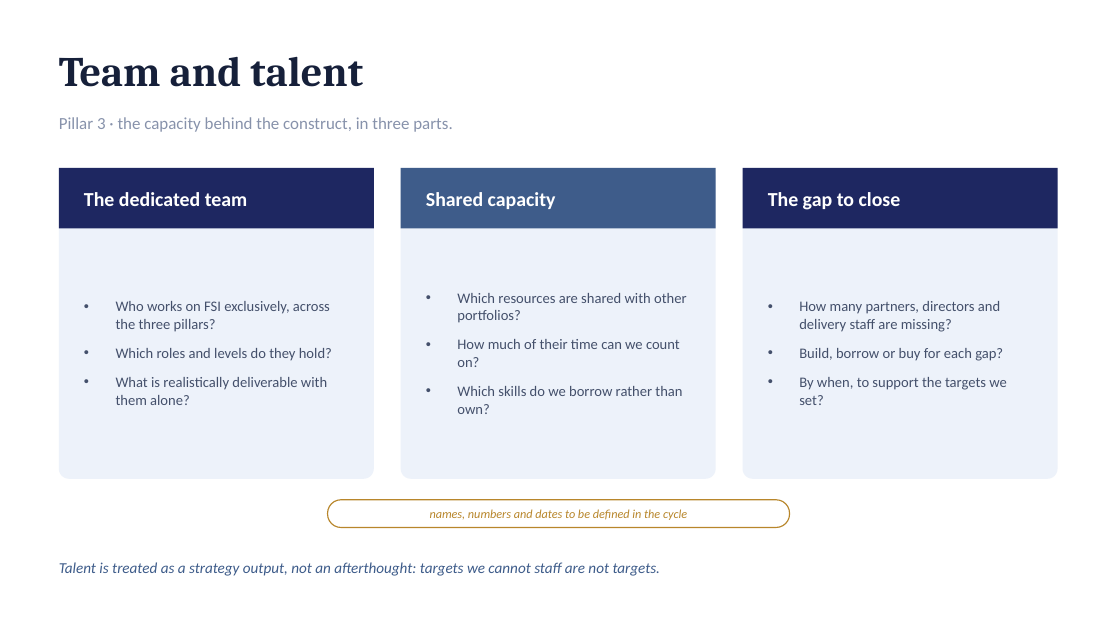
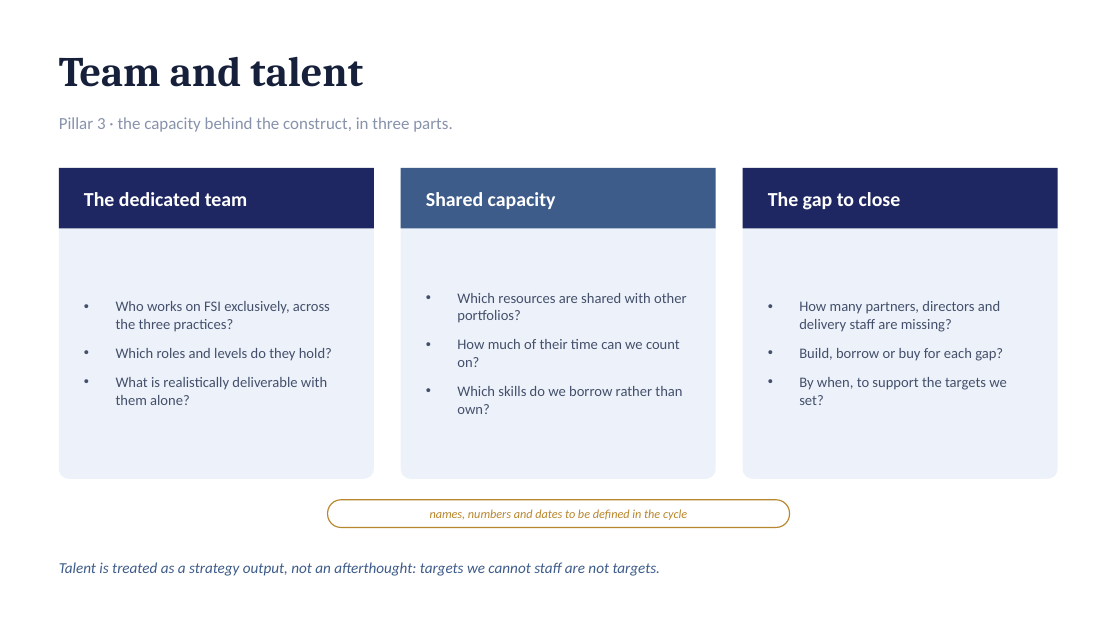
Before and after one commit to dhajjar-cyber/bae, a slide deck: slide 10 of FSI strategy/EAIND-FSI-Strategy-Development-Plan.pptx. Drawn at 1120x630 pixels with LibreOffice and Linux fonts; fonts in the diff are those of the drawing. Boxes give left, top, right and bottom in pixels: in the first picture for what was removed or moved away, otherwise in the second. Text is boxed around its words. In the diff, an @@ line names an element or a change of style, - is before the commit and + after.

```diff
--- a/FSI strategy/EAIND-FSI-Strategy-Development-Plan.pptx
+++ b/FSI strategy/EAIND-FSI-Strategy-Development-Plan.pptx
@@ text at [116,301,330,332]: text changed @@
-• Who works on FSI exclusively, across the three pillars?
+• Who works on FSI exclusively, across the three practices?
```
Also in this commit, not shown: 2 other slides changed, 2 other files.
